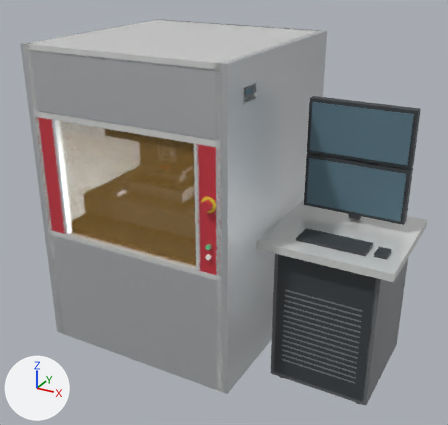
An edit to the glTF model public/equipment/02-03/mla150.gltf, drawn before and after from the same camera.
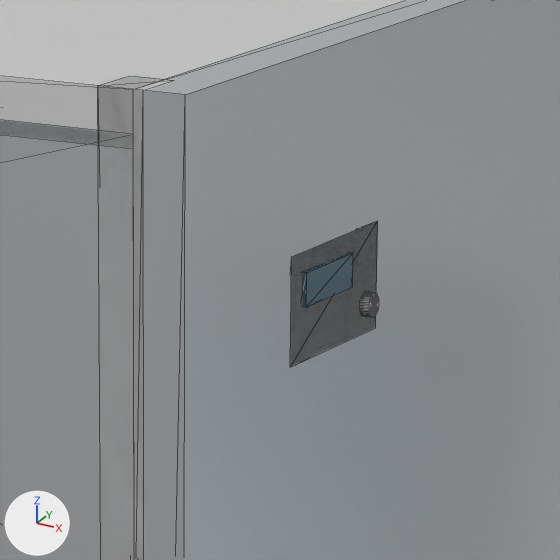
The first picture shows the older version from a 50 mm camera at (2.02, -3.18, 2.47) aimed at (0.26, 0.03, 0.87). The close-ups show the older and then the newer version on the part from 45% to 63% of the width and 12% to 31% of the height of that picture. Only the edits that show in the close-ups are written down. The lights are fixed; the arrows at lower left show +X, +Y and +Z. The close-ups show mesh edges as thin lines. Where no turn or scale is listed for an object, it has been applied to the vertices.

Script lines for the objects in view, before the commit:
```python
me_mesh_0 = bpy.data.meshes.new('Mesh_0')
me_mesh_0.from_pydata(...)  # a box spanning x -0.5..0.5, y -0.5..0.5, z -0.5..0.5
me_mesh_0.materials.append(mat_silver)  # light grey #d1d4d7
me_mesh_7 = bpy.data.meshes.new('Mesh_7')
me_mesh_7.from_pydata(...)  # 100 vertices, 192 faces; spans x -0.5..0.5, y -0.5..0.5, z -0.5..0.5
me_mesh_7.materials.append(mat_white)  # white #f5f6f3
me_mesh_8 = bpy.data.meshes.new('Mesh_8')
me_mesh_8.from_pydata(...)  # a box spanning x -0.5..0.5, y -0.5..0.5, z -0.5..0.5
me_mesh_8.materials.append(mat_black)  # dark grey #42474b
me_mesh_9 = bpy.data.meshes.new('Mesh_9')
me_mesh_9.from_pydata(...)  # a box spanning x -0.5..0.5, y -0.5..0.5, z -0.5..0.5
me_mesh_9.materials.append(mat_screen)  # cyan #5d7c89
ob_right_side = bpy.data.objects.new('right_side', me_mesh_0)
ob_right_side.parent = ob_housing
ob_right_side.location = (0.63, 0.0, 1.005)
ob_right_side.scale = (0.04, 1.3, 1.89)
ob_temperature_display = bpy.data.objects.new('temperature_display', me_mesh_9)
ob_temperature_display.parent = ob_mla150
ob_temperature_display.location = (0.651, -0.435, 1.783)
ob_temperature_display.scale = (0.005, 0.075, 0.025)
ob_temperature_panel = bpy.data.objects.new('temperature_panel', me_mesh_8)
ob_temperature_panel.parent = ob_mla150
ob_temperature_panel.location = (0.647, -0.42, 1.77)
ob_temperature_panel.scale = (0.006, 0.14, 0.08)
ob_temperature_reset = bpy.data.objects.new('temperature_reset', me_mesh_7)
ob_temperature_reset.parent = ob_mla150
ob_temperature_reset.location = (0.654, -0.37, 1.752)
ob_temperature_reset.rotation_euler = (0.0, -1.571, 0.0)  # degrees (0, -90, 0)
ob_temperature_reset.scale = (0.018, 0.018, 0.008)
# also in view: 'roof' at (0.0, 0.0, 1.93); 'front_corner_0.6' at (0.6, -0.63, 1.0); 'upper_fascia' at (0.0, -0.63, 1.75)
```
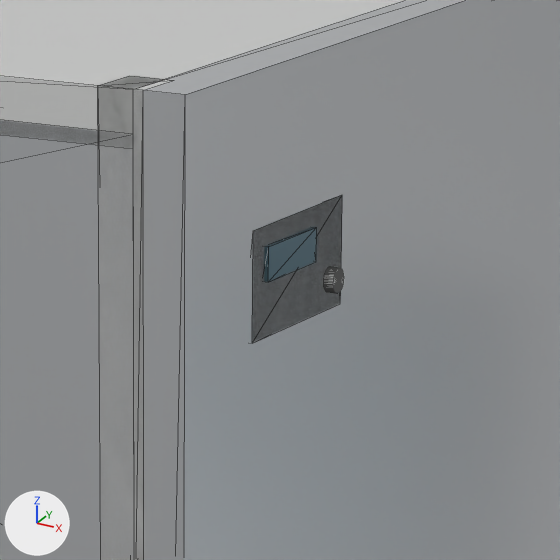
Changed parts and their boxes (x1, y1, x2, y2) in the close-ups (560 x 560 px):
'temperature_panel', reshaped, moved
    before: (290, 221, 378, 367)
    after: (252, 195, 342, 343)
'temperature_display', recoloured, reshaped, moved
    before: (302, 252, 353, 307)
    after: (264, 227, 317, 282)
'temperature_reset', recoloured, moved
    before: (359, 291, 379, 317)
    after: (323, 267, 344, 293)

The change, as a diff of the scene's bpy script:
```diff
--- a/public/equipment/02-03/mla150.gltf.py
+++ b/public/equipment/02-03/mla150.gltf.py
@@ me_mesh_7 @@
 me_mesh_7.from_pydata(...)  # 100 vertices, 192 faces; spans x -0.5..0.5, y -0.5..0.5, z -0.5..0.5
-me_mesh_7.materials.append(mat_white)  # white #f5f6f3
+me_mesh_7.materials.append(mat_green)  # green #6fd3a0
@@ me_mesh_9 @@
 me_mesh_9.from_pydata(...)  # 8 vertices, 12 faces; spans x -0.5..0.5, y -0.5..0.5, z -0.5..0.5
-me_mesh_9.materials.append(mat_screen)  # cyan #5d7c89
+me_mesh_9.materials.append(mat_black)  # dark grey #42474b
@@ me_mesh_10_1 @@
+me_mesh_10_1.from_pydata(...)  # a box spanning x -0.5..0.5, y -0.5..0.5, z -0.5..0.5
+me_mesh_10_1.materials.append(mat_screen)  # cyan #5d7c89
@@ ob_temperature_panel @@
-ob_temperature_panel = bpy.data.objects.new('temperature_panel', me_mesh_8)
+ob_temperature_panel = bpy.data.objects.new('temperature_panel', me_mesh_9)
 ob_temperature_panel.parent = ob_mla150
-ob_temperature_panel.location = (0.647, -0.42, 1.77)
+ob_temperature_panel.location = (0.647, -0.48, 1.8)
 ob_temperature_panel.scale = (0.006, 0.14, 0.08)
@@ ob_temperature_display @@
-ob_temperature_display = bpy.data.objects.new('temperature_display', me_mesh_9)
+ob_temperature_display = bpy.data.objects.new('temperature_display', me_mesh_10_1)
 ob_temperature_display.parent = ob_mla150
-ob_temperature_display.location = (0.651, -0.435, 1.783)
+ob_temperature_display.location = (0.651, -0.495, 1.813)
 ob_temperature_display.scale = (0.005, 0.075, 0.025)
@@ ob_temperature_reset @@
 ob_temperature_reset.parent = ob_mla150
-ob_temperature_reset.location = (0.654, -0.37, 1.752)
+ob_temperature_reset.location = (0.654, -0.43, 1.782)
 ob_temperature_reset.rotation_euler = (0.0, -1.571, 0.0)  # degrees (0, -90, 0)
```
